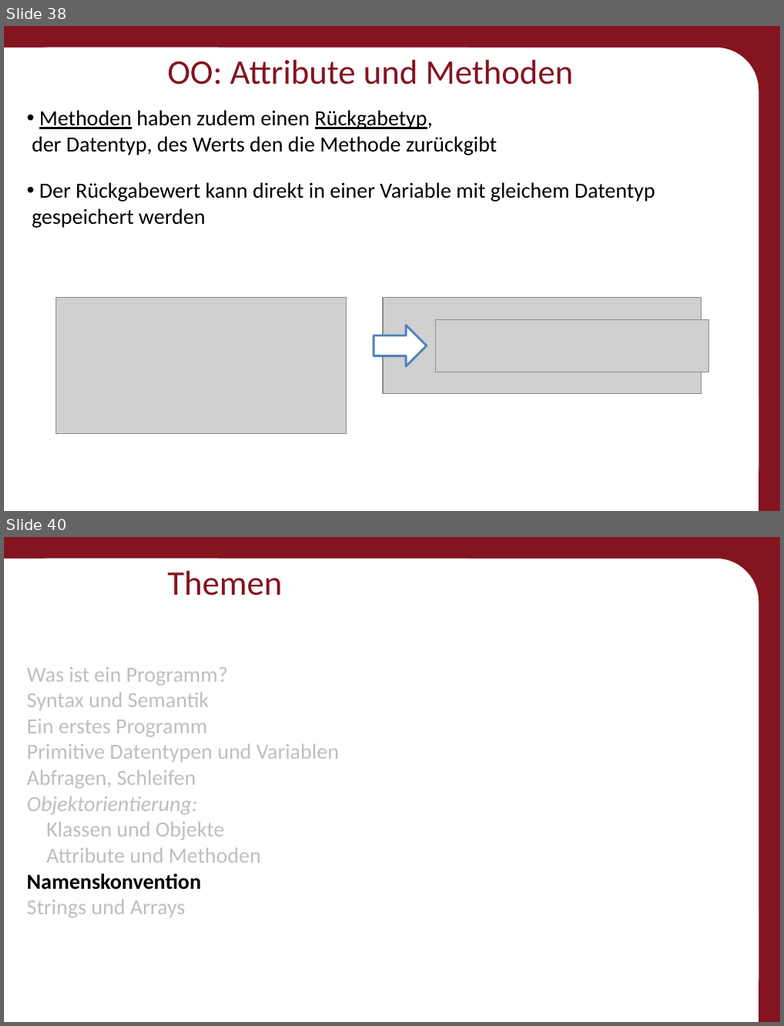
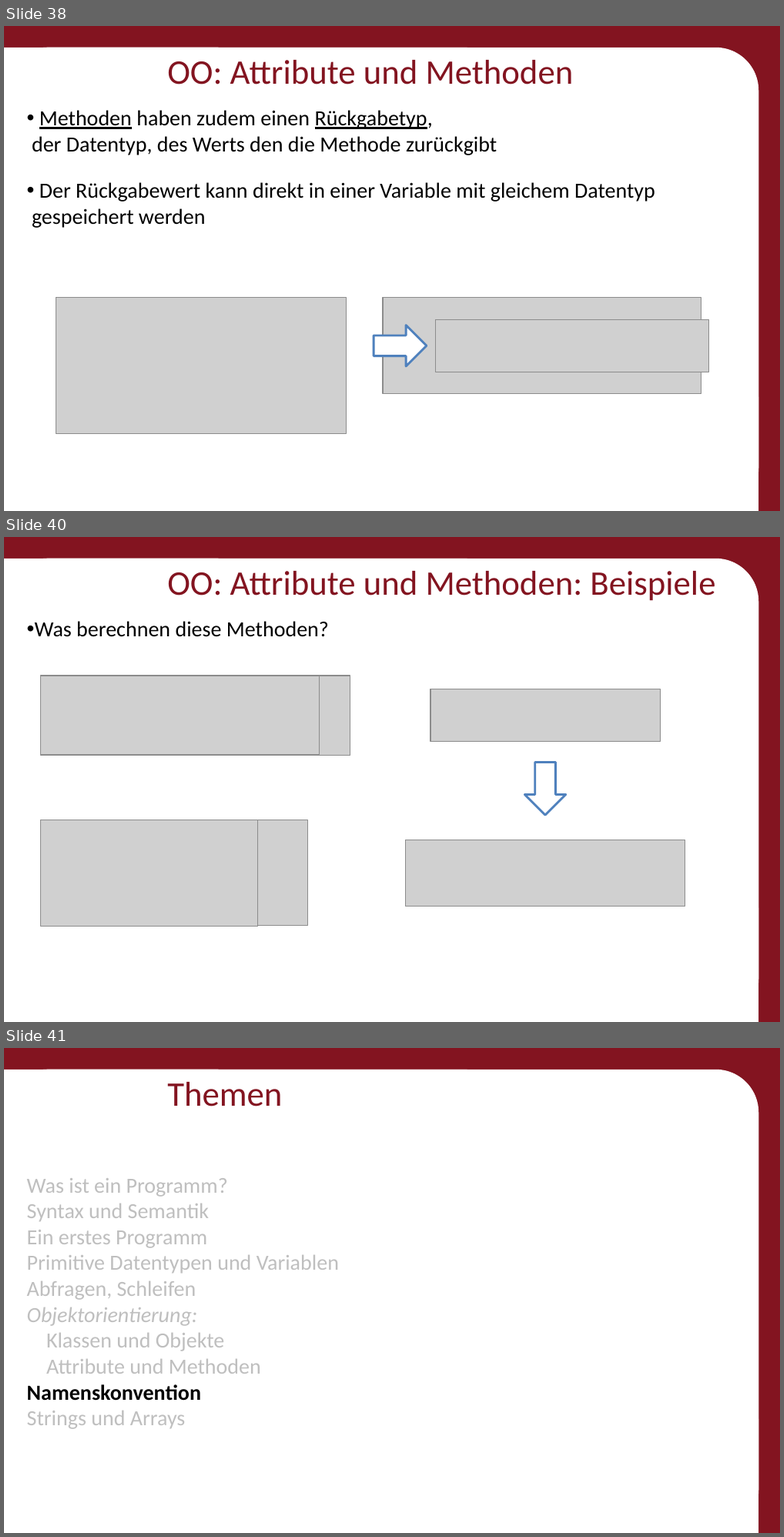
Before and after one commit to Roboscope/java-with-nao, a slide deck: Präsentationen/Anfänger - Java mit NAO.pptx. Shown one above the other, each under a label of ours: slides 38 and 40 before the commit, slides 38, 40 and 41 after it; the slides between them are not shown. The pictures are 784x1026 and 784x1537 pixels, drawn with LibreOffice and Linux fonts; fonts in the diff are those of the drawing; grey boxes stand for pictures; background and template pictures are left out. Boxes give left, top, right and bottom in pixels: in the first picture for what was removed or moved away, otherwise in the second. Text is boxed around its words. In the diff, an @@ line names an element or a change of style, - is before the commit and + after.

```diff
--- a/Präsentationen/Anfänger - Java mit NAO.pptx
+++ b/Präsentationen/Anfänger - Java mit NAO.pptx
@@ slide 40 added at (4,537,780,1022), background #831420; not listed: 3 template elements that a slide beside it also shows @@
@@ title added at (167,571,715,601), 32 pt, text #831420 @@
+OO: Attribute und Methoden: Beispiele
@@ text added at (35,621,329,637), 20 pt, text #000000 @@
+• Was berechnen diese Methoden?
@@ picture added at (40,676,350,756) @@
@@ picture added at (40,676,319,755) @@
@@ picture added at (431,689,661,742) @@
@@ down arrow added at (525,762,566,815), fill #FFFFFF, outline #4F81BD 2 pt @@
@@ picture added at (40,820,307,925) @@
@@ picture added at (40,820,258,927) @@
@@ picture added at (405,840,685,906) @@
@@ what was slide 40 is now slide 41 @@
```
Also in this commit, not shown: 11 slides changed, 26 other files.
